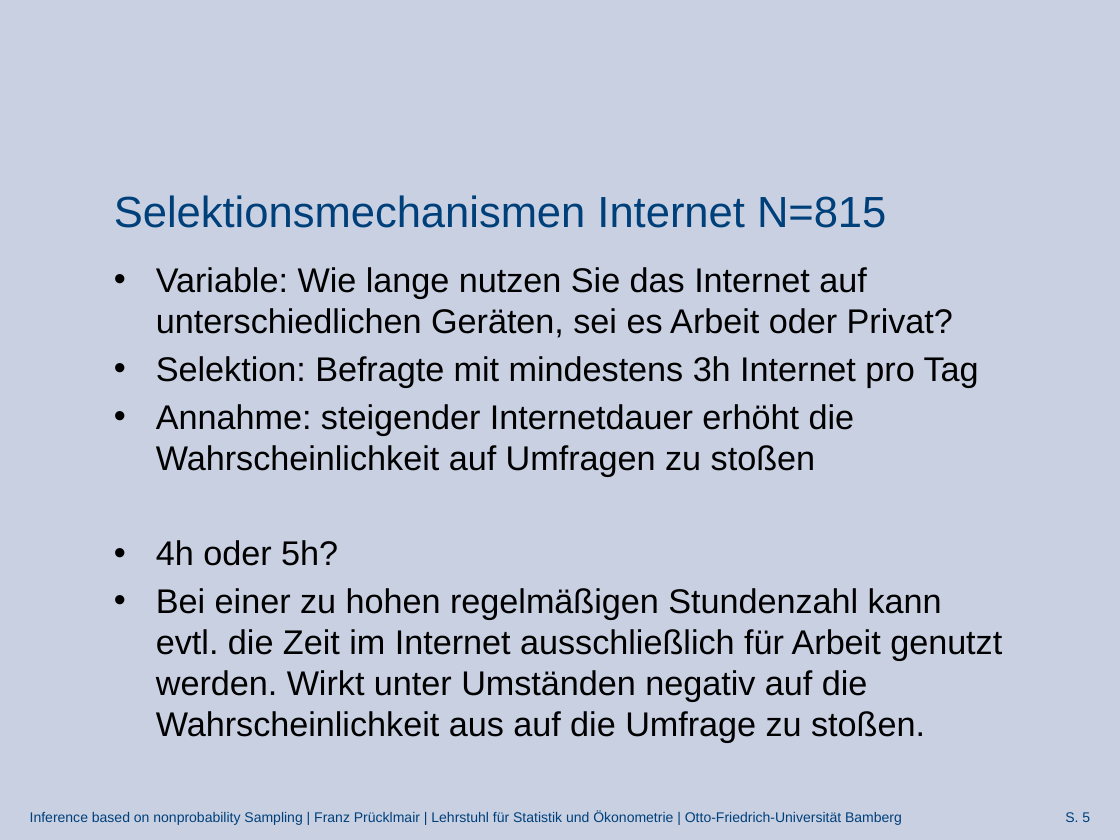
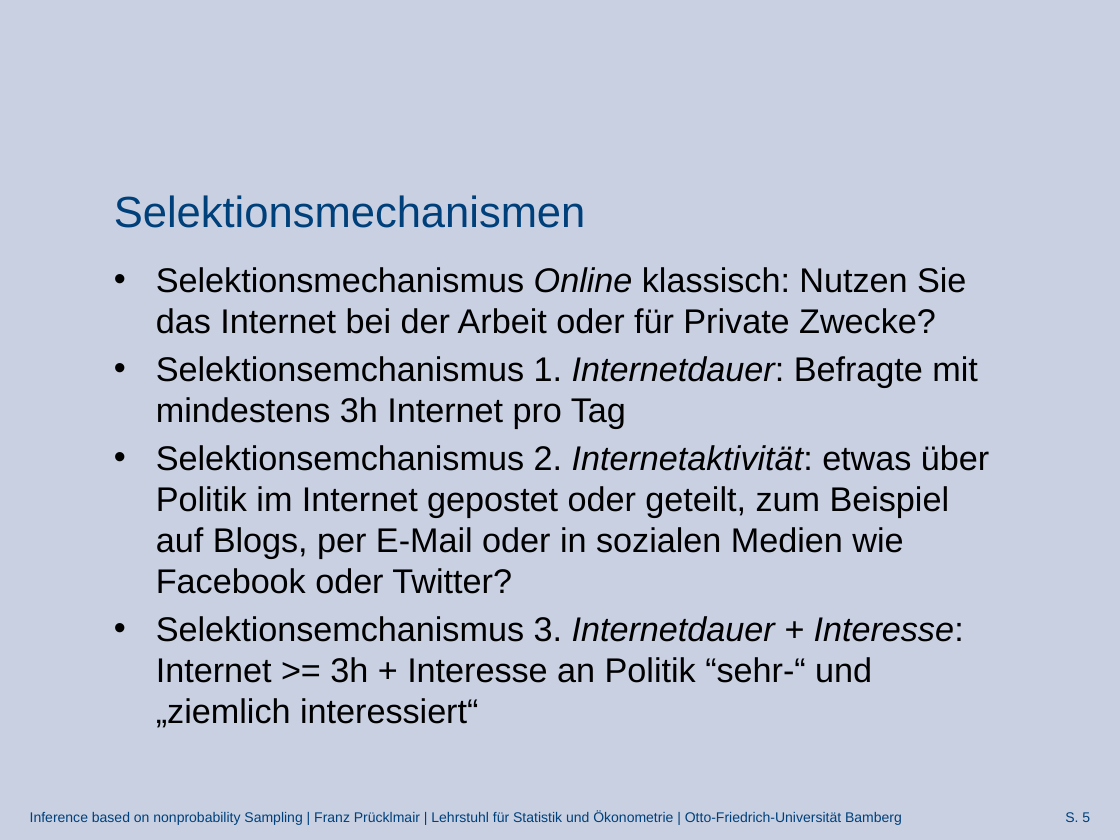
Before and after one commit to FranzPruecklmair/Civey, a slide deck: slide 5 of Präsentation_JF_29.04.2022.pptx. Drawn at 1120x840 pixels with LibreOffice and Linux fonts; fonts in the diff are those of the drawing; background and template pictures are left out. Boxes give left, top, right and bottom in pixels: in the first picture for what was removed or moved away, otherwise in the second. Text is boxed around its words. In the diff, an @@ line names an element or a change of style, - is before the commit and + after.

Commit message:
Präsi + Internet dauer SAR Annahme Korrigiert

```diff
--- a/Präsentation_JF_29.04.2022.pptx
+++ b/Präsentation_JF_29.04.2022.pptx
@@ title at bbox=[114, 195, 586, 228]: text changed @@
-Selektionsmechanismen Internet N=815
+Selektionsmechanismen
@@ text at bbox=[156, 267, 989, 728]: text changed @@
-• Variable: Wie lange nutzen Sie das Internet auf unterschiedlichen Geräten, sei es Arbeit oder Privat?
-• Selektion: Befragte mit mindestens 3h Internet pro Tag
-• Annahme: steigender Internetdauer erhöht die Wahrscheinlichkeit auf Umfragen zu stoßen
-• 4h oder 5h?
-• Bei einer zu hohen regelmäßigen Stundenzahl kann evtl. die Zeit im Internet ausschließlich für Arbeit genutzt werden. Wirkt unter Umständen negativ auf die Wahrscheinlichkeit aus auf die Umfrage zu stoßen.
+• Selektionsmechanismus Online klassisch: Nutzen Sie das Internet bei der Arbeit oder für Private Zwecke?
+• Selektionsemchanismus 1. Internetdauer: Befragte mit mindestens 3h Internet pro Tag
+• Selektionsemchanismus 2. Internetaktivität: etwas über Politik im Internet gepostet oder geteilt, zum Beispiel auf Blogs, per E-Mail oder in sozialen Medien wie Facebook oder Twitter?
+• Selektionsemchanismus 3. Internetdauer + Interesse: Internet >= 3h + Interesse an Politik “sehr-“ und „ziemlich interessiert“
```
Also in this commit, not shown: 7 other slides changed, 6 slides added, 10 slides removed, 2 other files.
